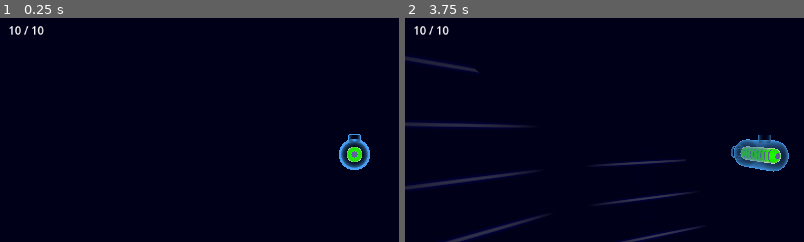
Above: before the commit, frames 1-2 (left to right).
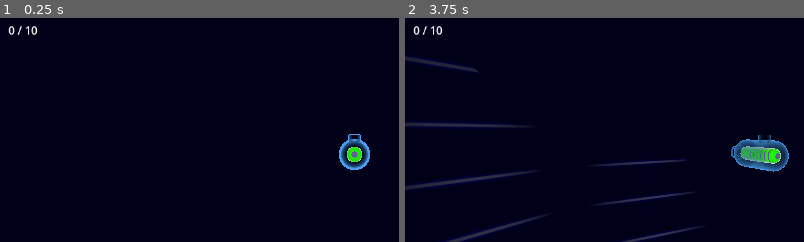
Above: after the commit, the same moments.

Repository: squirrelsoftcompany/LD57
Game: Godot game, scene res://Scenes/test_scene.tscn
Same seed, same stepped clock (60 frames per second), same inputs: the game is played once before the commit and once after it.
Inputs (mouse positions are % of the whole screen's width and height, from its top left):
- Up to frame 1 (0.25 s): no input
- Up to frame 2 (3.75 s): click "H" at 0.5 s; click "H" at 1.25 s; click "H" at 2 s; click "S" at 2.75 s; tap Enter at 3.5 s; drag from (11, 17) to (60, 28) at 3.52 s
The pictures show only the part of the screen within x 6-56%, y 20-69%; the shares and areas given below are measured in that part.

The runs differ from the first frame. In frame 1, 0.2% of the frame differs, in the area x 2-12%, y 3-8%; in frame 2, 0.2%.

Commit message:
initial value of zero for mines (not max)

Diff:
--- a/Scenes/GUI/gui.tscn
+++ b/Scenes/GUI/gui.tscn
@@ -335,3 +335,4 @@
 initial_value_project_settings_name = "Game/Global/MaxMines"
 state_changed_signal_name = "mine_state_changed_really"
 template_text = "%d / %d"
+initial_value_at_max = false
--- a/Scripts/GUI/state_progress_label.gd
+++ b/Scripts/GUI/state_progress_label.gd
@@ -4,6 +4,7 @@
 @export var initial_value_project_settings_name := ""
 @export var state_changed_signal_name := ""
 @export var template_text := ""
+@export var initial_value_at_max := true
 
 var _max_value := 0
 var _value := 0
@@ -12,7 +13,7 @@
 # Called when the node enters the scene tree for the first time.
 func _ready() -> void:
 	_max_value = ProjectSettings.get_setting(initial_value_project_settings_name, 4)
-	_value = _max_value
+	_value = _max_value if initial_value_at_max else 0
 	compute_text()
 	GlobalEventHolder.connect(state_changed_signal_name, _on_state_changed)
 
